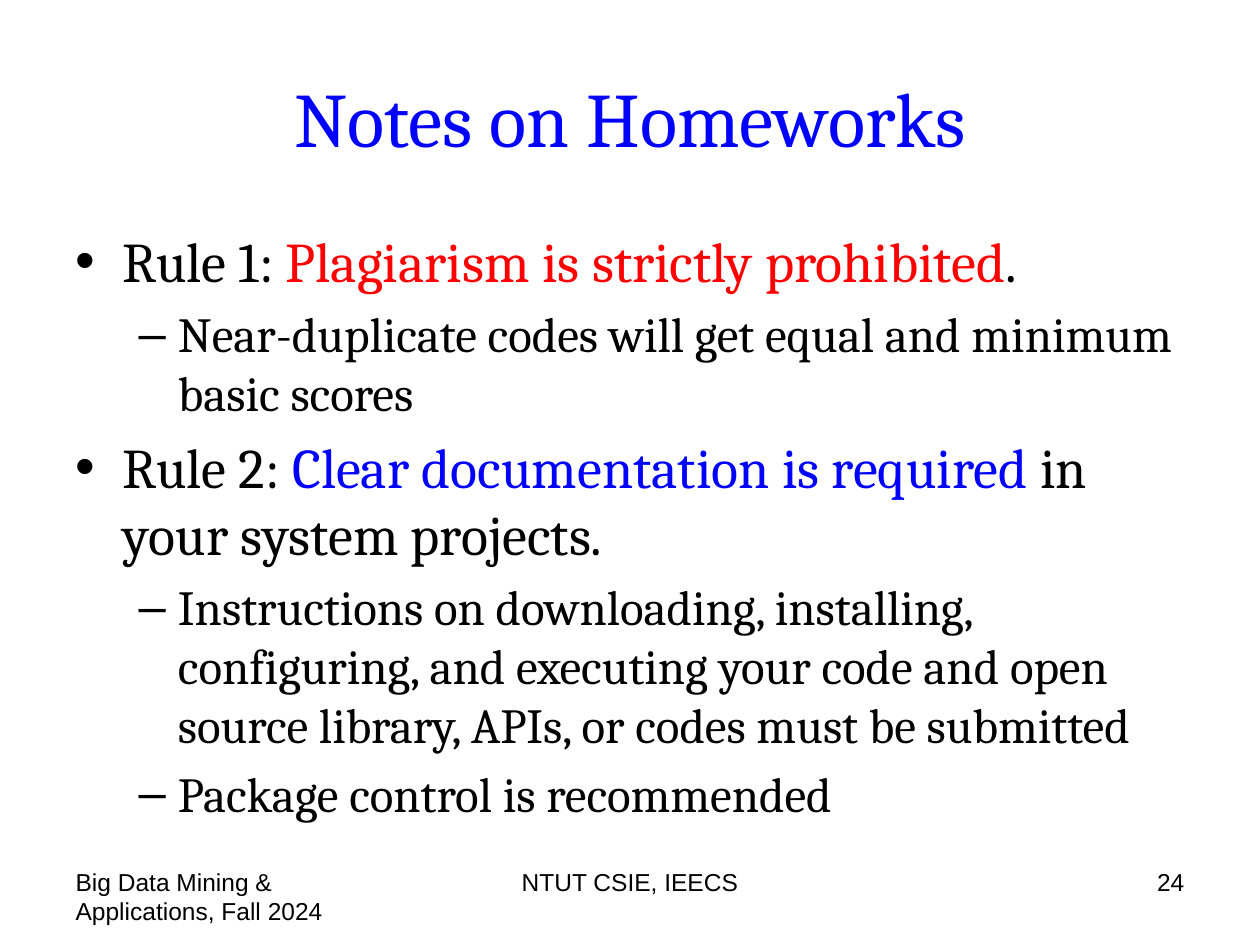
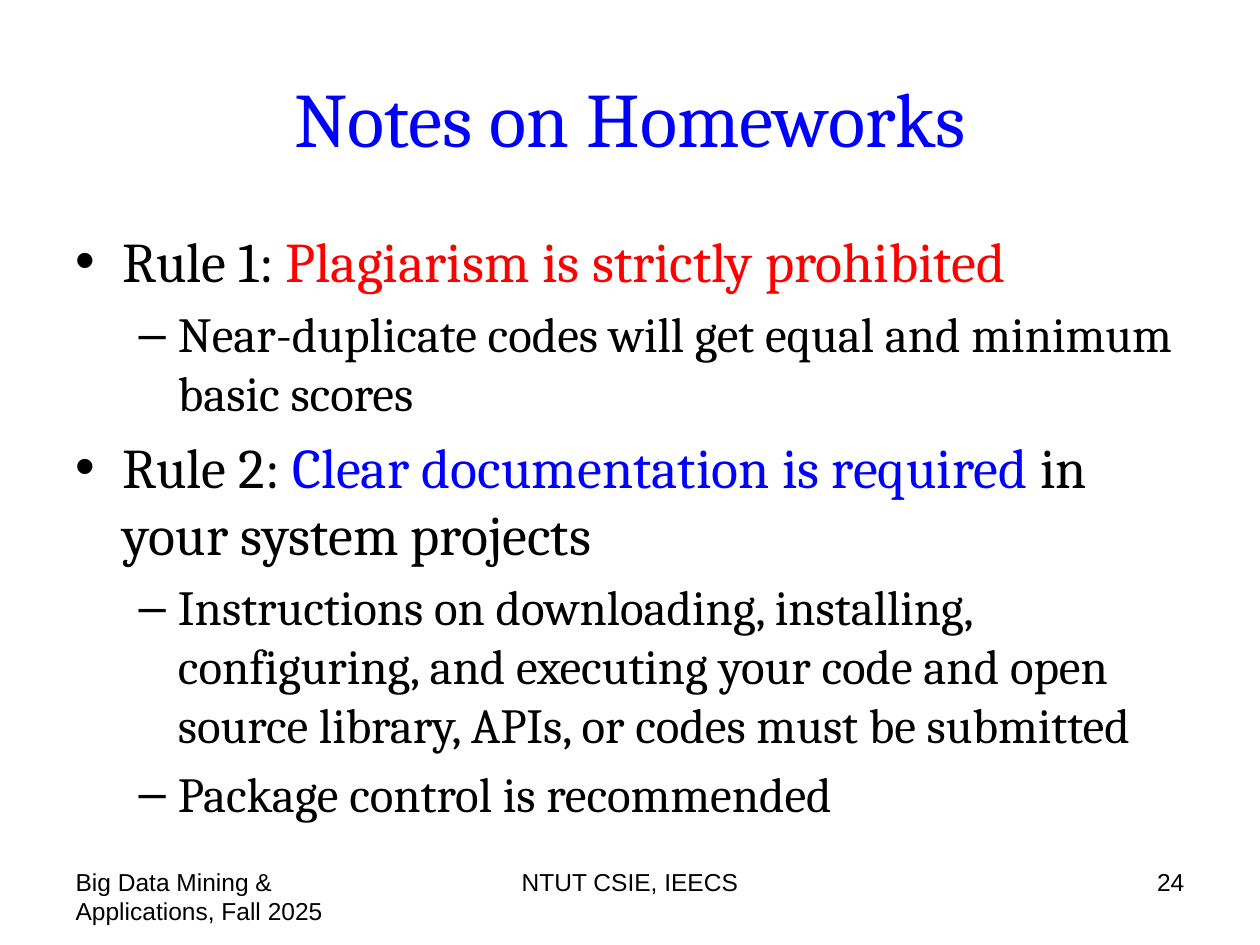
Before and after one commit to chriswjh/chriswjh.github.io, a slide deck: slide 24 of BDM/00-overview.pptx. Drawn at 1260x945 pixels with LibreOffice and Linux fonts; fonts in the diff are those of the drawing. Boxes give left, top, right and bottom in pixels: in the first picture for what was removed or moved away, otherwise in the second. Text is boxed around its words. In the diff, an @@ line names an element or a change of style, - is before the commit and + after.

```diff
--- a/BDM/00-overview.pptx
+++ b/BDM/00-overview.pptx
@@ text at <box>123,243,1005,295</box>: text changed @@
-• Rule 1: Plagiarism is strictly prohibited.
+• Rule 1: Plagiarism is strictly prohibited
@@ text at <box>123,449,1087,568</box>: text changed @@
-• Rule 2: Clear documentation is required in your system projects.
+• Rule 2: Clear documentation is required in your system projects
@@ text at <box>76,873,323,925</box>: text changed @@
-Big Data Mining & Applications, Fall 2024
+Big Data Mining & Applications, Fall 2025
```
Also in this commit, not shown: 56 other slides changed.
